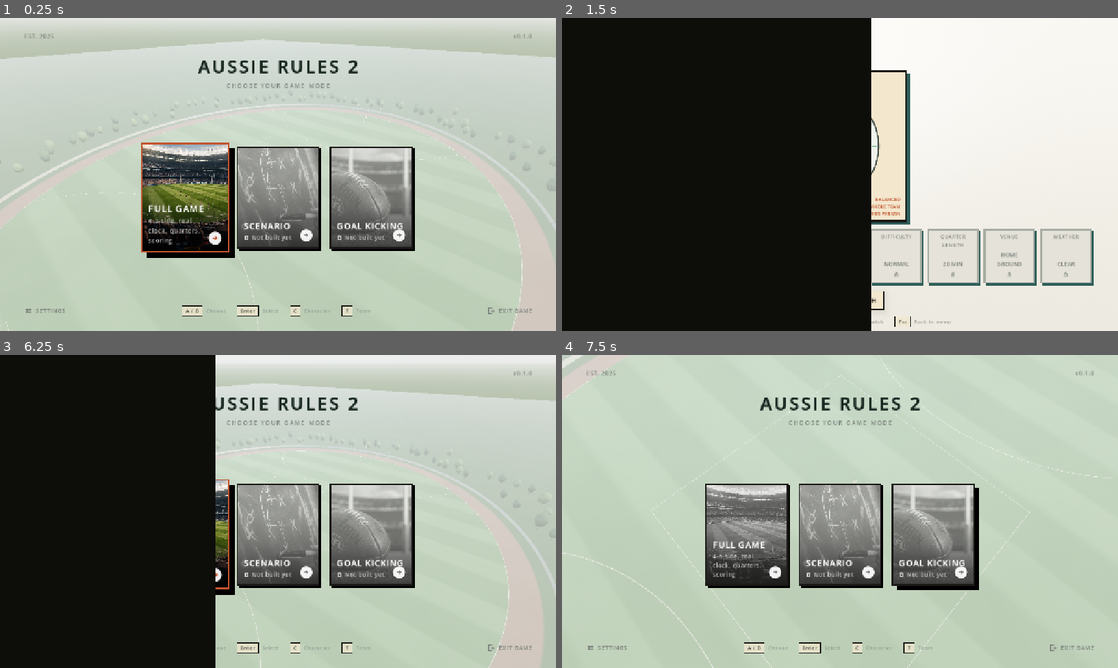
Above: before the commit, frames 1-4 (two rows, left to right).
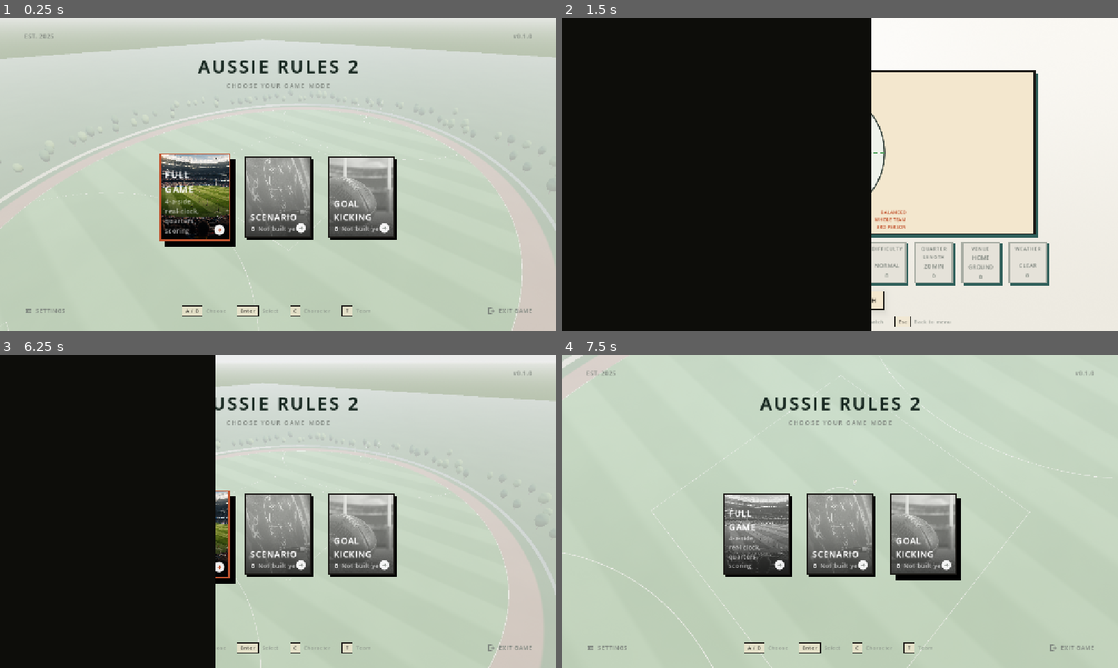
Above: after the commit, the same moments.

Repository: Yaandle/aussie-rules2
Game: Godot game, scene res://scenes/ui/main_menu.tscn
The game is run twice, just before and just after one commit, with the same random seed, the same clock (stepped at 60 frames per second) and the same inputs.
Inputs (mouse positions are in pixels of both pictures, inside the frame that each line leads up to):
- Up to frame 1 (0.25 s): no input
- Up to frame 2 (1.5 s): tap Enter (ui_accept) at 0.5, 0.77 s; move the mouse to (962, 158) at 0.52 s; hold D (move_right) 0.53-1.25 s; tap Space (bounce) at 0.6 s; click (962, 158) at 0.67 s; drag from (840, 299) to (812, 237) at 1.27 s
- Up to frame 3 (6.25 s): move the mouse to (333, 442) at 2.02 s; hold D (move_right) 2.03-2.75 s; hold V (call_for_ball) 2.03-2.75 s; click (333, 442) at 2.17 s; drag from (250, 574) to (111, 464) at 2.77 s; move the mouse to (444, 558) at 3.52 s; hold A (move_left) 3.53-4.25 s; tap Left (camera_left) at 3.6 s; click (444, 558) at 3.67 s; tap Enter (ui_accept) at 3.77, 5.75 s; tap Escape (pause) at 4.15 s; drag from (111, 464) to (194, 433) at 4.27 s; tap R (debug_reset) at 5 s; move the mouse to (305, 511) at 5.02 s; hold S (move_back) 5.03-5.75 s; tap Right (camera_right) at 5.1 s; click (305, 511) at 5.17 s; drag from (194, 433) to (166, 527) at 5.77 s
- Up to frame 4 (7.5 s): move the mouse to (962, 495) at 6.52 s; hold W (move_forward) 6.53-7.25 s; hold Y (confirm) 6.53-7.25 s; click (962, 495) at 6.67 s; tap Enter (ui_accept) at 6.77 s; drag from (728, 527) to (812, 574) at 7.27 s

The runs differ from the first frame. In frame 1, 10% of the frame differs, in the area x 25-75%, y 39-77%; in frame 2, 15%, in the area x 55-96%, y 16-86%; in frame 3, 6.7%; in frame 4, 9.6%.

Commit message:
Refinements

Diff:
--- a/scripts/tuning.gd
+++ b/scripts/tuning.gd
@@ -505,16 +505,16 @@
 # full-ground rig: mounted outside the boundary and elevated, not hovering
 # over the ball. Unlike the old top-down version this replaces, the rig's
 # pivot sits at a genuinely fixed position outside the field on the Z axis
-# (SIDE_OFFSET, well past Field.SURROUND_MARGIN's fence at ~76.5m) rather
+# (SIDE_OFFSET, just past Field.SURROUND_MARGIN's fence at ~76.5m) rather
 # than reaching "outside" only as a side effect of enough arm-length/pitch
 # tuning — "positioned outside the field" is where the rig actually lives.
 # ARM stays short on purpose: HEIGHT does the elevation directly now
 # (global_position.y), so the spring arm isn't being asked to carry both
 # jobs the way the old fixed-pitch version needed it to.
-const CAM_FULL_SIDE_SIDE_OFFSET := 100.0   # m outside the boundary (Z) — where the rig is mounted
-const CAM_FULL_SIDE_HEIGHT := 34.0         # m elevation
+const CAM_FULL_SIDE_SIDE_OFFSET := 60.0    # m outside the boundary (Z) — where the rig is mounted
+const CAM_FULL_SIDE_HEIGHT := 18.0         # m elevation
 const CAM_FULL_SIDE_ARM := 6.0             # m — short; position/height already do the work
-const CAM_FULL_SIDE_FOV := 50.0
+const CAM_FULL_SIDE_FOV := 68.0
 const CAM_FULL_SIDE_FOLLOW_RATE := 2.2     # slower than CAM_FOLLOW_RATE — a deliberate pan, not a chase
 
 # Player-switch pan. recenter()'s instant snap (position + yaw + pitch all
--- a/scripts/ui/full_game_pregame_screen.gd
+++ b/scripts/ui/full_game_pregame_screen.gd
@@ -92,17 +92,17 @@
 const FOOTER_HEIGHT := 24.0
 
 ## Nine cards plus eight gaps has to clear the screen's own side margins:
-## 9*118 + 8*12 = 1158, against 1280 - 40*2 = 1200 usable. Card height is
+## 9*90 + 8*18 = 954, against 1280 - 40*2 = 1200 usable. Card height is
 ## set by the tallest content a card can hold — a two-line wrapped title
 ## ("DEFENSIVE PRESSURE"), a two-line wrapped value, and the cursor glyph
 ## row under it.
-const CARD_WIDTH := 118.0
-const CARD_HEIGHT := 126.0
-const CARD_SEPARATION := 12
-const CARD_PAD_X := 9
-const CARD_PAD_Y := 10
-const CARD_GLYPH_SIZE := 14.0
-const CARD_CHEVRON_GAP := 9
+const CARD_WIDTH := 90.0
+const CARD_HEIGHT := 96.0
+const CARD_SEPARATION := 18
+const CARD_PAD_X := 7
+const CARD_PAD_Y := 8
+const CARD_GLYPH_SIZE := 11.0
+const CARD_CHEVRON_GAP := 6
 
 ## What the four fixed bands leave for the preview. Written as the
 ## subtraction rather than as a measured constant so moving any band's
@@ -128,6 +128,7 @@
 const READOUT_HEIGHT := 52.0
 const READOUT_BOTTOM := 8.0
 const READOUT_ROW_GAP := 1
+
 
 const TITLE_TEXT := "FULL GAME"
 ## Lifted from main_menu.gd's own FULL GAME Entry subtitle, so the card
@@ -212,7 +213,7 @@
 
 	_cards = [
 		Card.new(SettingsScreen.Row.new("PLAYER CONTROL",
-			["SINGLE PLAYER", "FULL TEAM"], Settings.player_control_mode,
+			["1 PLAYER", "FULL TEAM"], Settings.player_control_mode,
 			_set_player_control)),
 		Card.new(SettingsScreen.Row.new("CAMERA",
 			["3RD PERSON", "FULL-SIDE"], Settings.full_game_camera_mode,
@@ -484,27 +485,59 @@
 ## remaining settings are shown in the readout strip below the board, and
 ## FORMATION is echoed there as well so its change is unambiguous rather
 ## than "some dots moved a bit".
+## The preview band is a full-width landscape RetroWindow card (the landscape
+## panel IS the card, not a border over a portrait one). The formation
+## whiteboard sits portrait-sized and centred inside it. The readout strip
+## overlays the bottom of the portrait area within the wider card.
 func _build_preview(parent: Control) -> void:
 	var band := HBoxContainer.new()
 	band.mouse_filter = Control.MOUSE_FILTER_IGNORE
-	# The one expanding band: it takes whatever the four fixed bands leave.
 	band.size_flags_vertical = Control.SIZE_EXPAND_FILL
 	band.alignment = BoxContainer.ALIGNMENT_CENTER
 	parent.add_child(band)
 
-	var inner := RetroWindow.card(band, Vector2(PREVIEW_WIDTH, PREVIEW_HEIGHT), 0.0)
-	# card() returns the inner MarginContainer; the node actually parented
-	# into the band's layout is two levels up (inner -> panel -> wrapper),
-	# so the size flag has to land there — same hop team_list_screen.gd's
-	# _build_whiteboard()/_build_header() make.
-	var wrapper := inner.get_parent().get_parent() as Control
+	# Landscape card — fixed width, centred; slightly inset from the screen edges.
+	var wrapper := Control.new()
+	wrapper.custom_minimum_size = Vector2(900.0, PREVIEW_HEIGHT)
+	wrapper.size_flags_horizontal = Control.SIZE_SHRINK_CENTER
 	wrapper.size_flags_vertical = Control.SIZE_SHRINK_CENTER
+	wrapper.mouse_filter = Control.MOUSE_FILTER_IGNORE
+	band.add_child(wrapper)
+
+	var shadow := Panel.new()
+	shadow.set_anchors_preset(Control.PRESET_FULL_RECT)
+	shadow.mouse_filter = Control.MOUSE_FILTER_IGNORE
+	var shadow_style := StyleBoxFlat.new()
+	shadow_style.bg_color = RetroWindow.SHADOW
+	shadow_style.set_corner_radius_all(RetroWindow.RADIUS)
+	shadow.add_theme_stylebox_override(&"panel", shadow_style)
+	shadow.offset_left = 6; shadow.offset_right = 6
+	shadow.offset_top  = 6; shadow.offset_bottom = 6
+	wrapper.add_child(shadow)
+
+	var body := Panel.new()
+	body.set_anchors_preset(Control.PRESET_FULL_RECT)
+	body.mouse_filter = Control.MOUSE_FILTER_IGNORE
+	body.add_theme_stylebox_override(&"panel", RetroWindow.panel_style())
+	wrapper.add_child(body)
+
+	# Portrait-sized holder, centred in the landscape card. The whiteboard
+	# fills it; the readout strip overlays its bottom edge (same as before).
+	var board_holder := Control.new()
+	board_holder.mouse_filter = Control.MOUSE_FILTER_IGNORE
+	board_holder.set_anchors_preset(Control.PRESET_CENTER)
+	board_holder.offset_left   = -PREVIEW_WIDTH * 0.5
+	board_holder.offset_right  =  PREVIEW_WIDTH * 0.5
+	board_holder.offset_top    = -PREVIEW_HEIGHT * 0.5
+	board_holder.offset_bottom =  PREVIEW_HEIGHT * 0.5
+	body.add_child(board_holder)
 
 	_whiteboard = FormationWhiteboard.new()
+	_whiteboard.set_anchors_preset(Control.PRESET_FULL_RECT)
 	_whiteboard.mouse_filter = Control.MOUSE_FILTER_IGNORE
-	inner.add_child(_whiteboard)
-
-	_build_readout(inner.get_parent() as Control)
+	board_holder.add_child(_whiteboard)
+
+	_build_readout(board_holder)
 
 
 ## Three label/value rows overlaid on the empty parchment band below the
@@ -612,7 +645,7 @@
 
 	var column := VBoxContainer.new()
 	column.mouse_filter = Control.MOUSE_FILTER_IGNORE
-	column.add_theme_constant_override(&"separation", 4)
+	column.add_theme_constant_override(&"separation", 2)
 	inset.add_child(column)
 
 	# Titles wrap rather than clip — "DEFENSIVE PRESSURE" does not fit a
--- a/scripts/ui/main_menu.gd
+++ b/scripts/ui/main_menu.gd
@@ -99,13 +99,13 @@
 const BAND_GAP := int(SoftBrutalist.SPACE_4)        ## 32
 const CHROME_HEIGHT := 20.0
 const FOOTER_HEIGHT := 28.0
-const CARD_SEPARATION := int(SoftBrutalist.SPACE_3) ## 24
+const CARD_SEPARATION := int(SoftBrutalist.SPACE_5) ## 40
 ## Smaller than a full-bleed hero tile on purpose — these sit centred over
 ## the live 3D backdrop (menu_backdrop.tscn) with room left on every side,
 ## so the montage behind them stays visible rather than getting crowded out.
-const CARD_MIN_WIDTH := 190.0
-const CARD_MIN_HEIGHT := 235.0
-const CARD_PAD := SoftBrutalist.SPACE_2             ## 16
+const CARD_MIN_WIDTH := 152.0
+const CARD_MIN_HEIGHT := 188.0
+const CARD_PAD := 12.0
 ## Sharp, matching RetroWindow's unrounded shell — the mode-select cards
 ## now read as the same "windowed retro console" family as the rest of
 ## the front end's borders (settings/pause/team-list/remap/character).
@@ -117,8 +117,8 @@
 ## retro rule against the photo underneath, short of RetroWindow's full
 ## card-scale 4px — these are small tiles, not a full window shell.
 const CARD_BORDER_WIDTH := 3
-const ARROW_BADGE_SIZE := 28.0
-const TEXT_BLOCK_HEIGHT := 62.0
+const ARROW_BADGE_SIZE := 22.0
+const TEXT_BLOCK_HEIGHT := 64.0
 
 ## Shader saturation / border / shadow-offset tween length — longer than
 ## SoftBrutalist's button-hover transitions (0.12-0.18s) since this is the
@@ -458,6 +458,7 @@
 
 	var title_label := SoftBrutalist.label(entry.title, SoftBrutalist.SIZE_HEADING, Color.WHITE,
 		SoftBrutalist.WEIGHT_HEAVY, SoftBrutalist.TRACK_LABEL)
+	title_label.autowrap_mode = TextServer.AUTOWRAP_WORD_SMART
 	text_column.add_child(title_label)
 
 	if entry.unlocked:
